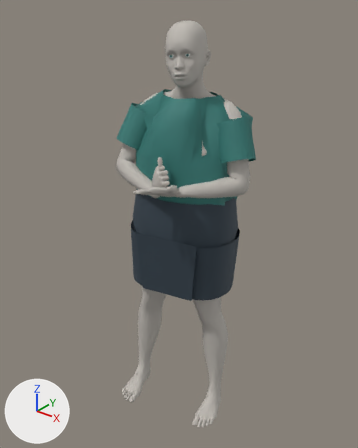
What one commit did to the glTF model assets/exports/signs/S004.glb.
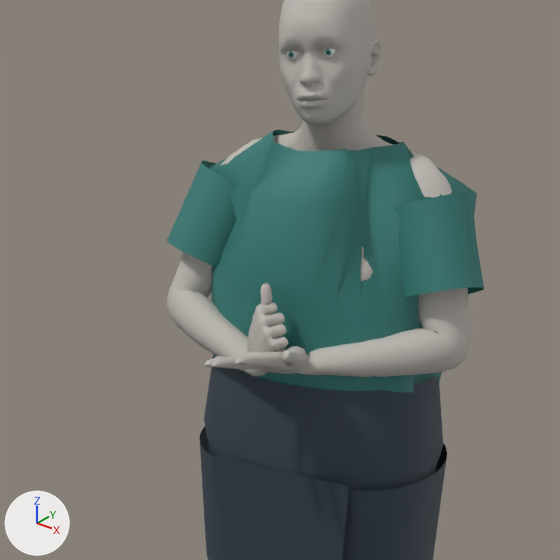
Old and new are each drawn whole from a 50 mm camera at (1.164, -1.483, 1.781) aimed at (0.011, -0.042, 0.887) and again close up on the part from 12% to 81% of the width and 7% to 62% of the height. The lights are fixed; the arrows at lower left show +X, +Y and +Z. The first two pictures are the older version. Both versions are drawn at frame 20 of the action 'S004_MAIN'; the numbers are the values there.

Names of what the first close-up shows: 'EDU_NeutralShorts', 'EDU_NeutralTop', 'Human' and 1 more.
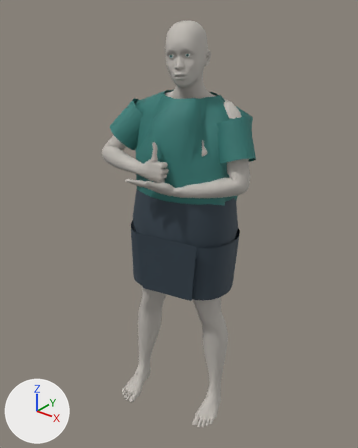
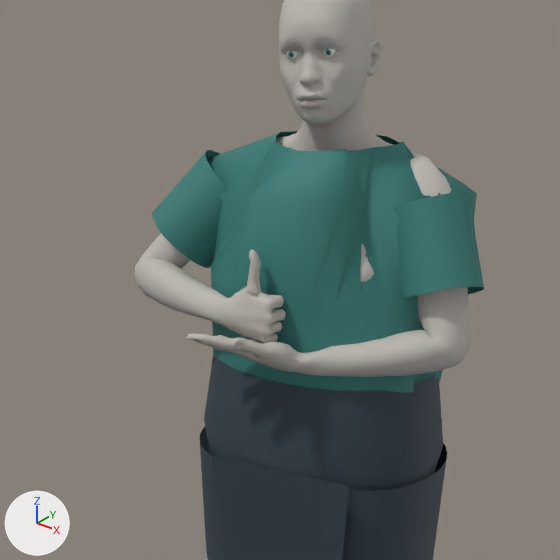
Changed parts and their boxes [x1, y1, x2, y2] in the close-ups (560 x 560 px):
'EDU_NeutralTop', posed: before [167, 130, 484, 393]; after [152, 131, 484, 393]
'Human', posed: before [167, 0, 471, 377]; after [134, 0, 471, 377]
bone 'lowerarm01.L', root to tip: before (447, 351) to (375, 357); after (447, 351) to (374, 357)
bone 'lowerarm02.L', root to tip: before (375, 357) to (301, 362); after (374, 357) to (300, 363)
bone 'wrist.L', root to tip: before (301, 362) to (289, 362); after (300, 363) to (281, 358)
bone 'upperarm01.R', root to tip: before (241, 180) to (223, 218); after (241, 180) to (213, 209)
bone 'lowerarm01.R', root to tip: before (181, 305) to (217, 334); after (147, 276) to (185, 294)
bone 'wrist.R', root to tip: before (256, 363) to (259, 348); after (227, 312) to (241, 312)
bone 'finger1-1.R', root to tip: before (255, 336) to (261, 320); after (242, 300) to (251, 289)
bone 'finger1-2.R', root to tip: before (261, 320) to (264, 301); after (251, 289) to (252, 267)

What changed in the scene script:
```text
Change bone_upperarm01_l:
    where bone_upperarm01_l = bpy.data.objects['Human.rig'].pose.bones['upperarm01.L']  # child of 'shoulder01.L'
    bone_upperarm01_l.rotation_quaternion: (0.843, 0.206, 0.487, -0.104) -> (0.836, 0.213, 0.498, -0.093)  # degrees (29, 60, 3) -> degrees (33, 61, 7)
Change bone_lowerarm01_l:
    where bone_lowerarm01_l = bpy.data.objects['Human.rig'].pose.bones['lowerarm01.L']  # child of 'upperarm02.L'
    bone_lowerarm01_l.rotation_quaternion: (0.905, 0.425, 0.002, -0.001) -> (0.874, 0.408, -0.237, -0.113)  # degrees (50, 0, 0) -> degrees (54, -19, -24)
Change bone_lowerarm02_l:
    where bone_lowerarm02_l = bpy.data.objects['Human.rig'].pose.bones['lowerarm02.L']  # child of 'lowerarm01.L'
    bone_lowerarm02_l.rotation_quaternion: (0.993, 0.0, 0.118, 0.0) -> (0.937, 0.0, -0.348, 0.0)  # degrees (0, 14, 0) -> degrees (0, -41, 0)
Change bone_wrist_l:
    where bone_wrist_l = bpy.data.objects['Human.rig'].pose.bones['wrist.L']  # child of 'lowerarm02.L'
    bone_wrist_l.rotation_quaternion: (0.504, 0.288, -0.693, 0.428) -> (0.96, 0.054, -0.271, -0.049)  # degrees (67, -109, -6) -> degrees (9, -31, -8)
Change bone_upperarm01_r:
    where bone_upperarm01_r = bpy.data.objects['Human.rig'].pose.bones['upperarm01.R']  # child of 'shoulder01.R'
    bone_upperarm01_r.rotation_quaternion: (0.839, 0.235, -0.483, 0.082) -> (0.882, 0.125, -0.451, -0.056)  # degrees (37, -58, -10) -> degrees (26, -51, -20)
Change bone_lowerarm01_r:
    where bone_lowerarm01_r = bpy.data.objects['Human.rig'].pose.bones['lowerarm01.R']  # child of 'upperarm02.R'
    bone_lowerarm01_r.rotation_quaternion: (0.923, 0.385, -0.002, 0.001) -> (0.803, 0.587, 0.08, 0.063)  # degrees (45, 0, 0) -> degrees (73, 3, 11)
Change bone_wrist_r:
    where bone_wrist_r = bpy.data.objects['Human.rig'].pose.bones['wrist.R']  # child of 'lowerarm02.R'
    bone_wrist_r.rotation_quaternion: (0.824, 0.528, 0.014, -0.207) -> (0.994, 0.034, 0.102, 0.001)  # degrees (63, 14, -20) -> degrees (4, 12, 1)
Change bone_finger1_1_r:
    where bone_finger1_1_r = bpy.data.objects['Human.rig'].pose.bones['finger1-1.R']  # child of 'wrist.R'
    bone_finger1_1_r.rotation_quaternion: (0.93, 0.199, 0.0, 0.308) -> (0.918, -0.081, 0.0, 0.387)  # degrees (22, -7, 35) -> degrees (-9, 4, 45)
Change bone_finger1_2_r:
    where bone_finger1_2_r = bpy.data.objects['Human.rig'].pose.bones['finger1-2.R']  # child of 'finger1-1.R'
    bone_finger1_2_r.rotation_quaternion: (0.997, -0.058, 0.0, -0.051) -> (0.868, -0.355, 0.0, -0.347)  # degrees (-7, 0, -6) -> degrees (-39, -14, -38)
```
